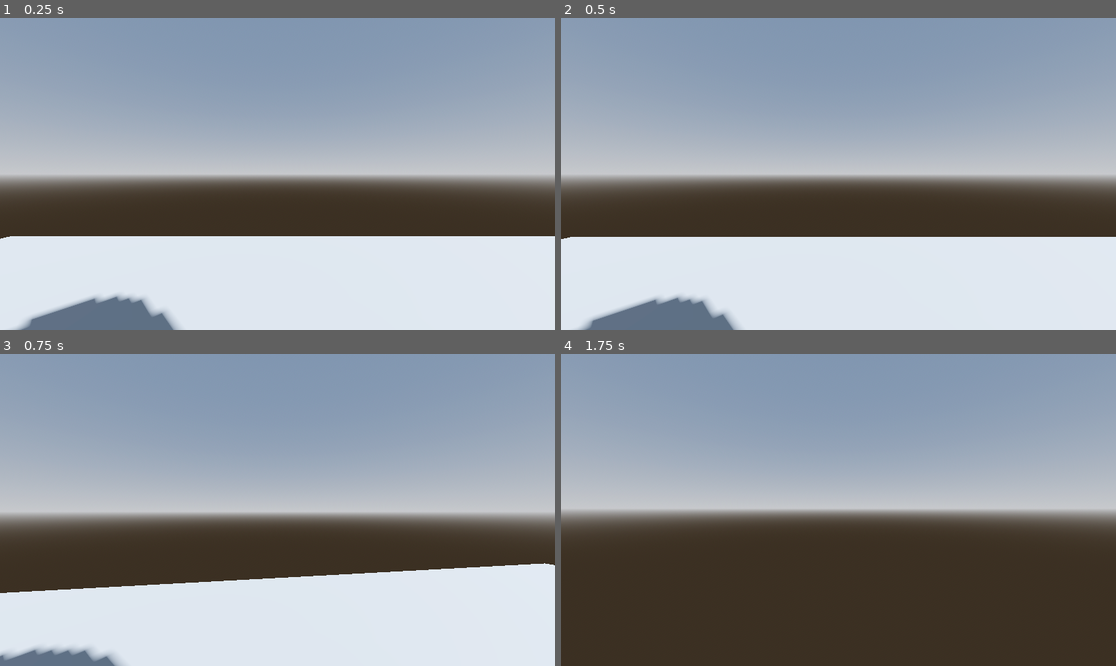
Above: before the commit, frames 1-4 (two rows, left to right).
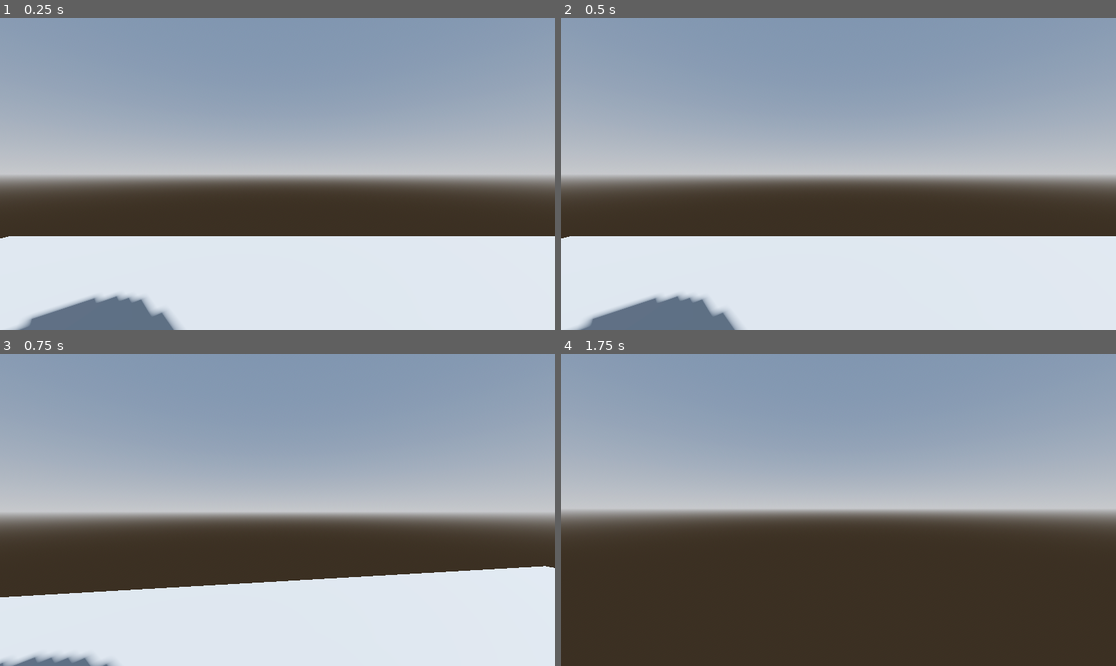
Above: after the commit, the same moments.

Repository: Yuri-Campos/horrorTest
Game: Godot game, scene res://maps/lvl_1.tscn
Same seed, same stepped clock (60 frames per second), same inputs: the game is played once before the commit and once after it. The project has no main scene, so this scene is started directly.
Inputs (mouse positions are in pixels of both pictures, inside the frame that each line leads up to):
- Up to frame 1 (0.25 s): no input
- Up to frame 2 (0.5 s): no input
- Up to frame 3 (0.75 s): move the mouse to (305, 510) at 0.52 s; hold W (ui_up) from 0.53 s (still down)
- Up to frame 4 (1.75 s): keep holding W (ui_up); tap Space (action_jump) at 0.77, 1.52 s; move the mouse to (810, 510) at 1.27 s

The runs differ from the first frame. In frame 1, less than 0.1% of the frame differs, in the area x 0-30%, y 69-100%; in frame 2, 0.5%; in frame 3, 2.0%, in the area x 0-100%, y 67-100%; in frame 4, nothing differs.

Commit message:
headbob is now toggleable

Diff:
--- a/Player/player.gd
+++ b/Player/player.gd
@@ -7,6 +7,7 @@
 @export var mouse_sens: float= 0.15
 @export var cam_bob_speed: float = 6
 @export var cam_bob_up_down: float = 0.5
+@export var is_bob_on: bool = false
 
 const GRAVITY: float = 9.8
 
@@ -17,6 +18,7 @@
 
 var cam_bob
 var obj_cam
+
 func _ready():
 	Input.set_mouse_mode(Input.MOUSE_MODE_CAPTURED)
 
@@ -29,7 +31,13 @@
 
 
 func _process(delta):
-	cam_movement(delta)
+	if(is_bob_on):
+		cam_movement(delta)
+
+func _physics_process(delta) -> void:
+	process_movement(delta)
+
+
 
 func cam_movement(delta):
 	_delta += delta
@@ -46,8 +54,7 @@
 
 
 
-func _physics_process(delta) -> void:
-	process_movement(delta)
+
 
 
 func process_movement(delta) -> void:
